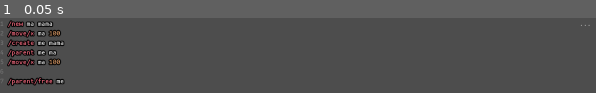
Above: before the commit, frame 1.
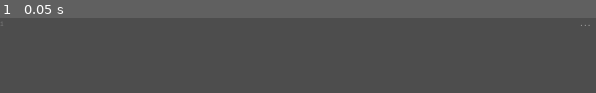
Above: after the commit, the same moment.

Repository: loopier/animatron
Game: Godot game, scene res://main.tscn
The game is run twice, just before and just after one commit, with the same random seed, the same clock (stepped at 60 frames per second) and the same inputs.
Inputs:
- Up to frame 1 (0.05 s): no input

The runs differ from the first frame. In frame 1, 3.4% of the frame differs, in the area x 0-11%, y 2-91%.

Commit message:
Clean codeedit

Diff:
--- a/main.tscn
+++ b/main.tscn
@@ -42,13 +42,6 @@
 theme = ExtResource("3_fotw2")
 theme_override_colors/font_outline_color = Color(0, 0, 0, 1)
 theme_override_constants/outline_size = 10
-text = "/new ma mama
-/move/x ma 100
-/create me mama
-/parent me ma
-/move/x ma 100
-
-/parent/free me"
 caret_type = 1
 syntax_highlighter = SubResource("CodeHighlighter_833ra")
 highlight_all_occurrences = true
